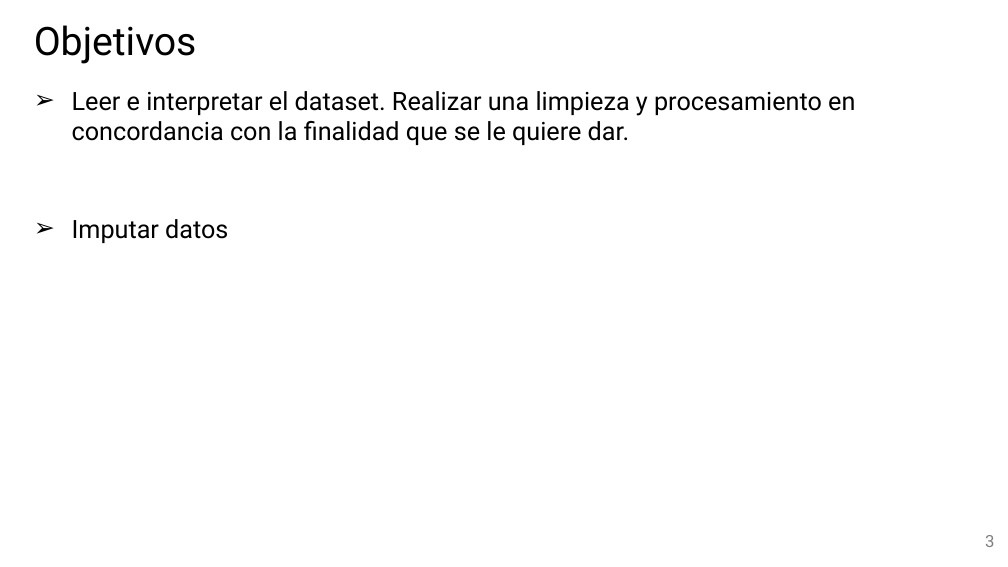
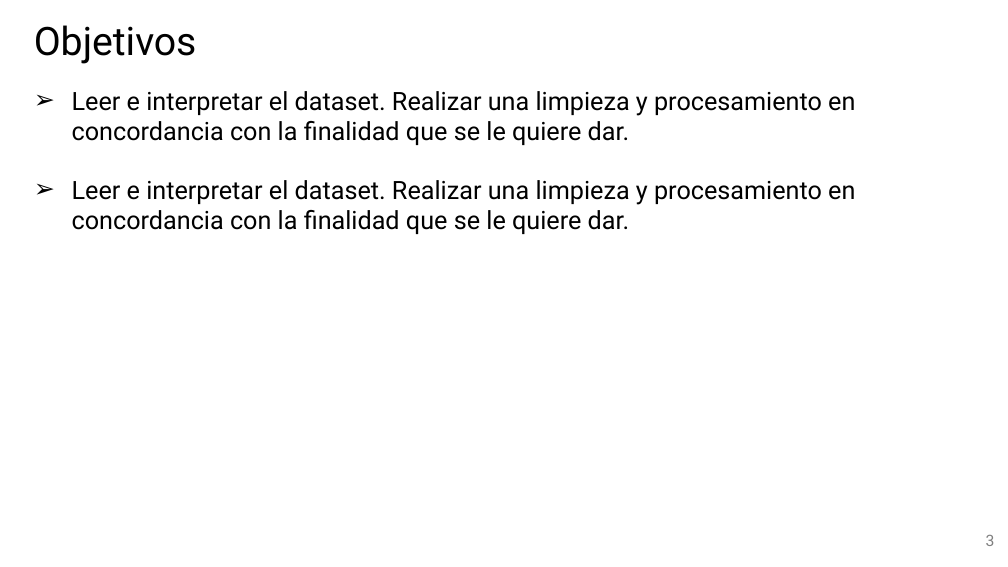
Before and after one commit to Facundo-Peloso/DH-TP-1---Grupo-10, a slide deck: slide 3 of Presentación/Presentación TP 1 - Grupo 10.pptx. Drawn at 1008x567 pixels with LibreOffice and Linux fonts; fonts in the diff are those of the drawing; background and template pictures are left out. Boxes give left, top, right and bottom in pixels: in the first picture for what was removed or moved away, otherwise in the second. Text is boxed around its words. In the diff, an @@ line names an element or a change of style, - is before the commit and + after.

```diff
--- a/Presentación/Presentación TP 1 - Grupo 10.pptx
+++ b/Presentación/Presentación TP 1 - Grupo 10.pptx
@@ text added at [72,180,855,234], 24 pt, text #000000 @@
+➢ Leer e interpretar el dataset. Realizar una limpieza y procesamiento en concordancia con la finalidad que se le quiere dar.
@@ text removed at [72,219,228,243] @@
-➢ Imputar datos
```
Also in this commit, not shown: 1 other slide changed, 16 slides added, 10 slides removed.
